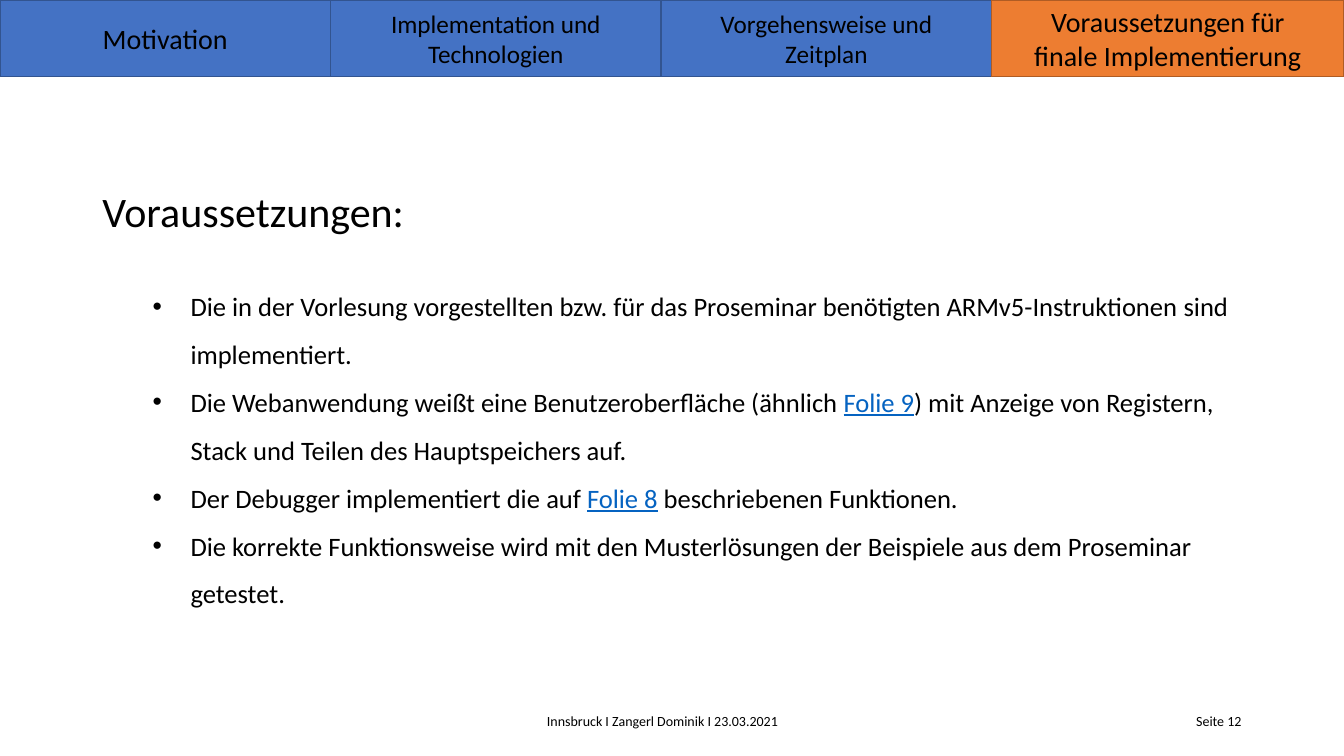
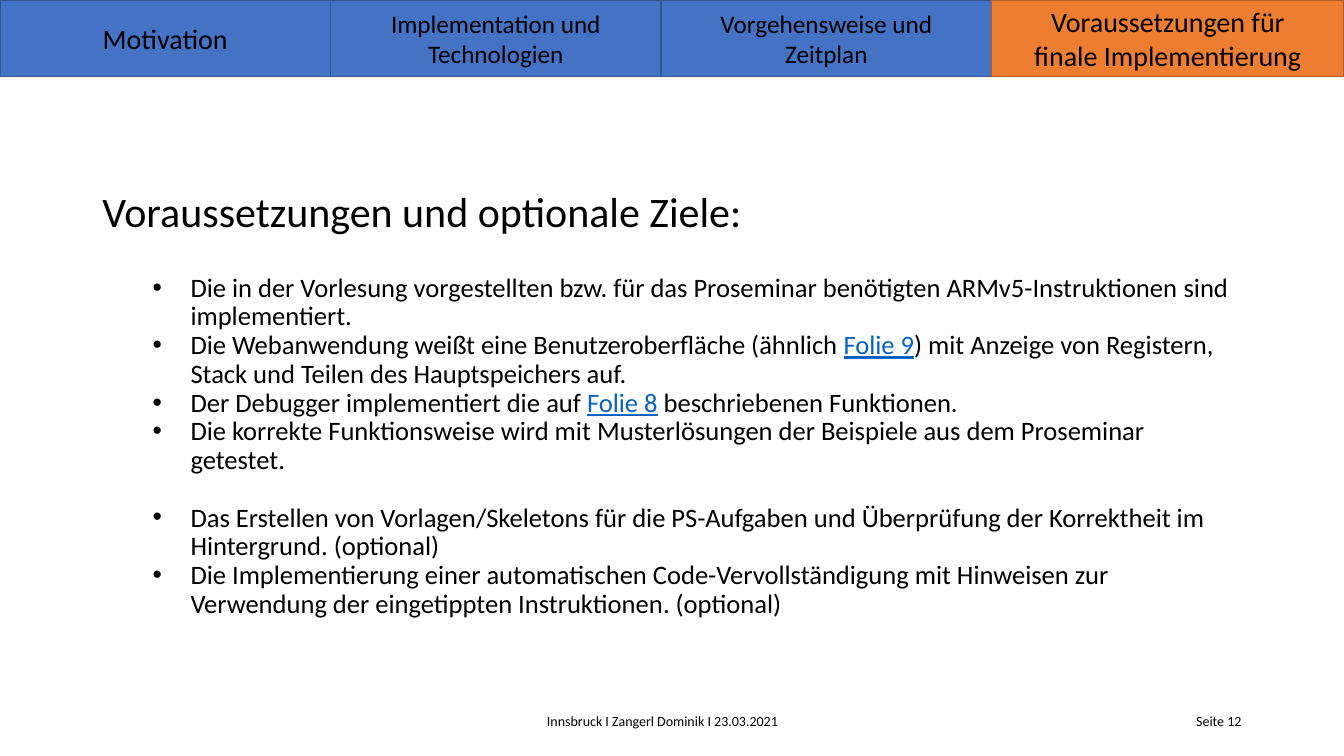
Before and after one commit to Koro95/ARM-Simulator, a slide deck: slide 12 of Latex/Initialpraesentation_Zangerl_Dominik.pptx. Drawn at 1344x756 pixels with LibreOffice and Linux fonts; fonts in the diff are those of the drawing; background and template pictures are left out. Boxes give left, top, right and bottom in pixels: in the first picture for what was removed or moved away, otherwise in the second. Text is boxed around its words. In the diff, an @@ line names an element or a change of style, - is before the commit and + after.

```diff
--- a/Latex/Initialpraesentation_Zangerl_Dominik.pptx
+++ b/Latex/Initialpraesentation_Zangerl_Dominik.pptx
@@ title at (x1=102, y1=198, x2=741, y2=235): text changed @@
-Voraussetzungen:
+Voraussetzungen und optionale Ziele:
@@ subtitle at (x1=191, y1=278, x2=1228, y2=417): line spacing 1.5 to 0.9 @@
@@ subtitle at (x1=191, y1=421, x2=1204, y2=618): text changed @@
-  • Die korrekte Funktionsweise wird mit den Musterlösungen der Beispiele aus dem Proseminar getestet.
+  • Die korrekte Funktionsweise wird mit Musterlösungen der Beispiele aus dem Proseminar getestet.
+  • Das Erstellen von Vorlagen/Skeletons für die PS-Aufgaben und Überprüfung der Korrektheit im Hintergrund. (optional)
+  • Die Implementierung einer automatischen Code-Vervollständigung mit Hinweisen zur Verwendung der eingetippten Instruktionen. (optional)
```
Also in this commit, not shown: 11 other slides changed, 6 other files.
